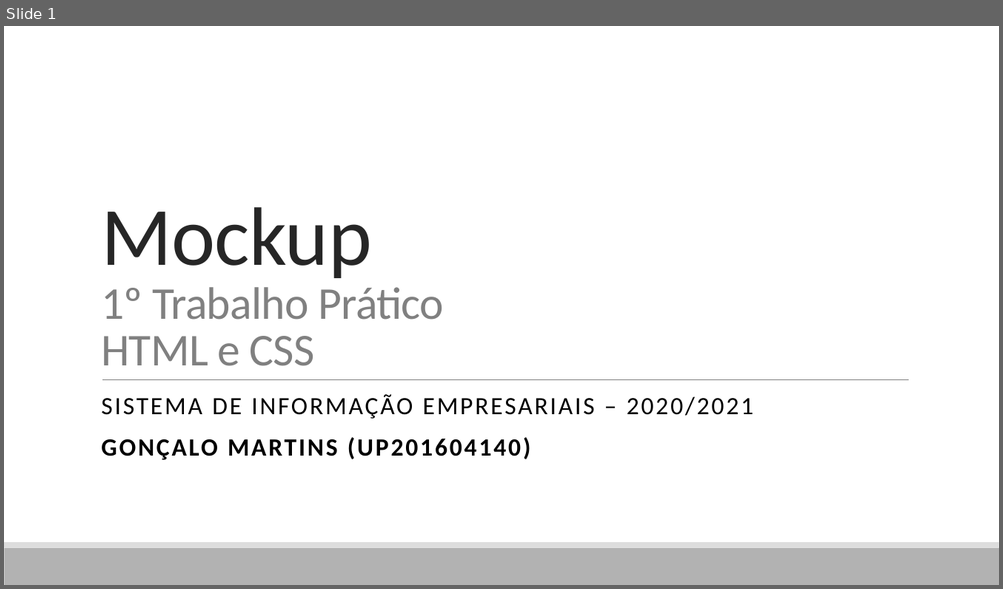
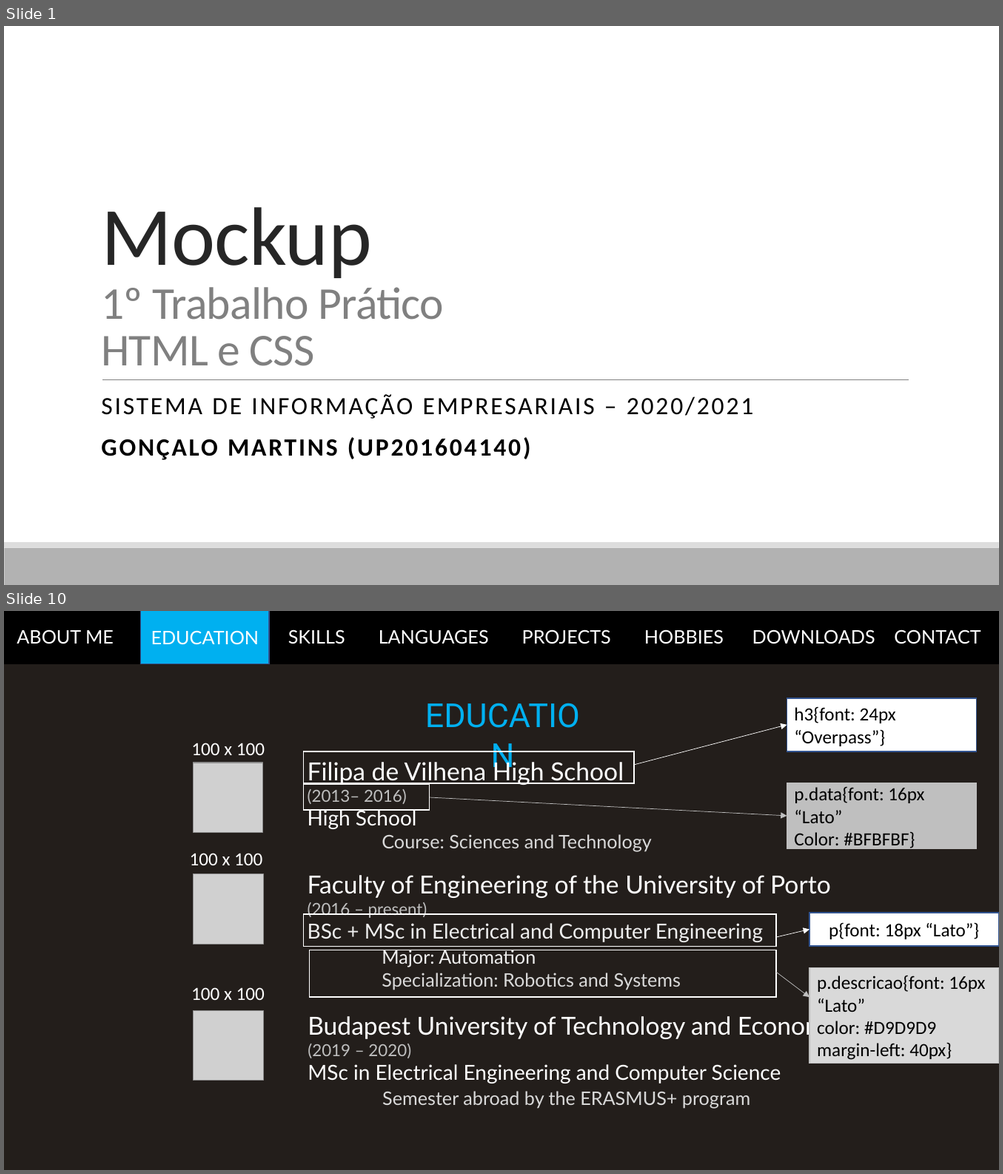
Before and after one commit to GoncaloMartins10/MyFirstHTML, a slide deck: dl/mockup.pptx. Shown one above the other, each under a label of ours: slide 1 before the commit, slides 1 and 10 after it; the slides between them are not shown. The pictures are 1003x589 and 1003x1174 pixels, drawn with LibreOffice and Linux fonts; fonts in the diff are those of the drawing; grey boxes stand for pictures. Boxes give left, top, right and bottom in pixels: in the first picture for what was removed or moved away, otherwise in the second. Text is boxed around its words. In the diff, an @@ line names an element or a change of style, - is before the commit and + after.

```diff
--- a/dl/mockup.pptx
+++ b/dl/mockup.pptx
@@ slide 10 added at <box>4,611,999,1170</box>, background #231E1B @@
@@ rectangle added at <box>4,611,999,664</box>, fill #000000, 18 pt, text #FFFFFF @@
+ABOUT ME EDUCATION SKILLS LANGUAGES PROJECTS HOBBIES DOWNLOADS CONTACT
@@ rectangle added at <box>141,611,269,664</box>, fill #00B0F0, outline #325491 1 pt, 18 pt, text #FFFFFF @@
+EDUCATION
@@ text added at <box>407,691,597,738</box>, 32 pt, text #00B0F0 @@
+EDUCATION
@@ rectangle added at <box>787,698,976,752</box>, fill #FFFFFF, outline #325491 1 pt, 18 pt, text #000000 @@
+h3{font: 24px “Overpass”}
@@ text added at <box>191,743,264,755</box>, 18 pt, text #FFFFFF @@
+100 x 100
@@ arrow added from (634, 765) to (787, 725), #FFFFFF 0.5 pt @@
@@ picture added at <box>193,763,263,832</box> @@
@@ rectangle added at <box>304,752,634,783</box>, outline #FFFFFF 1 pt @@
@@ text added at <box>307,759,652,852</box>, 18 pt, text #FFFFFF @@
+  Filipa de Vilhena High School
+  (2013– 2016)
+  High School
+  Course: Sciences and Technology
@@ rectangle added at <box>304,784,430,810</box>, outline #FFFFFF 1 pt @@
@@ rectangle added at <box>787,783,976,849</box>, fill #BFBFBF, outline #BFBFBF 1 pt, 18 pt, text #000000 @@
+p.data{font: 16px “Lato”
+Color: #BFBFBF}
@@ arrow added from (430, 797) to (787, 816), #BFBFBF 0.5 pt @@
@@ text added at <box>190,853,262,866</box>, 18 pt, text #FFFFFF @@
+100 x 100
@@ picture added at <box>193,874,263,945</box> @@
@@ text added at <box>307,875,831,990</box>, 18 pt, text #EFEFEF @@
+  Faculty of Engineering of the University of Porto
+  (2016 – present)
+  BSc + MSc in Electrical and Computer Engineering
+  Major: Automation
+  Specialization: Robotics and Systems
@@ rectangle added at <box>304,914,777,947</box>, outline #FFFFFF 1 pt @@
@@ rectangle added at <box>809,913,999,947</box>, fill #FFFFFF, outline #325491 1 pt, 18 pt, text #000000 @@
+p{font: 18px “Lato”}
@@ arrow added from (777, 938) to (809, 930), #FFFFFF 0.5 pt @@
@@ rectangle added at <box>309,951,777,997</box>, outline #FFFFFF 1 pt @@
@@ text added at <box>191,988,264,1000</box>, 18 pt, text #FFFFFF @@
+100 x 100
@@ arrow added from (777, 972) to (809, 997), #BFBFBF 0.5 pt @@
@@ rectangle added at <box>810,968,999,1063</box>, fill #D9D9D9, outline #BFBFBF 1 pt, 18 pt, text #000000 @@
+p.descricao{font: 16px “Lato”
+color: #D9D9D9
+margin-left: 40px}
@@ picture added at <box>193,1011,264,1081</box> @@
@@ text added at <box>307,1014,854,1108</box>, 20 pt, text #FFFFFF @@
+  Budapest University of Technology and Economics
+  (2019 – 2020)
+  MSc in Electrical Engineering and Computer Science
+  Semester abroad by the ERASMUS+ program
```
Also in this commit, not shown: 22 other slides added, 2 other files.
